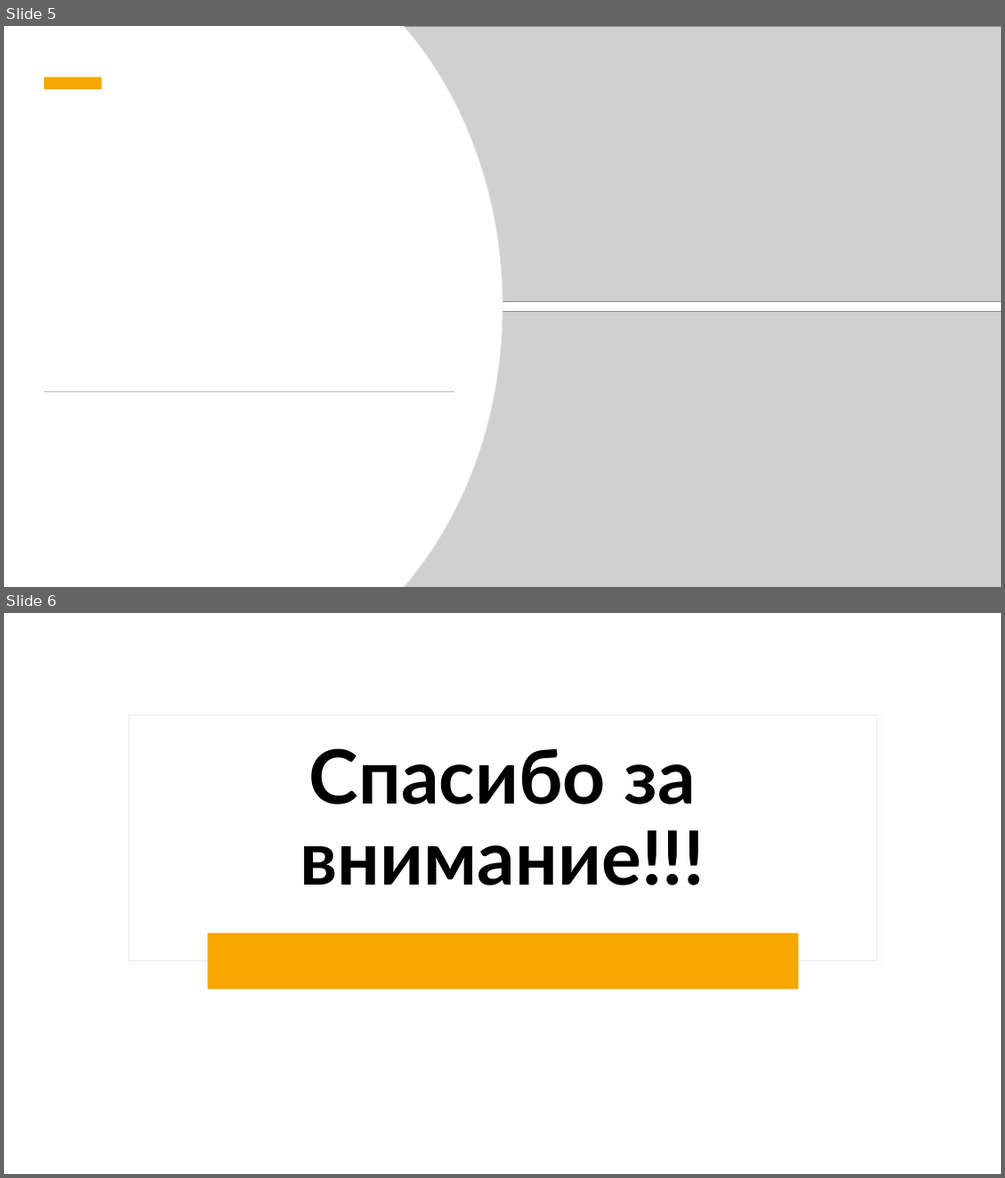
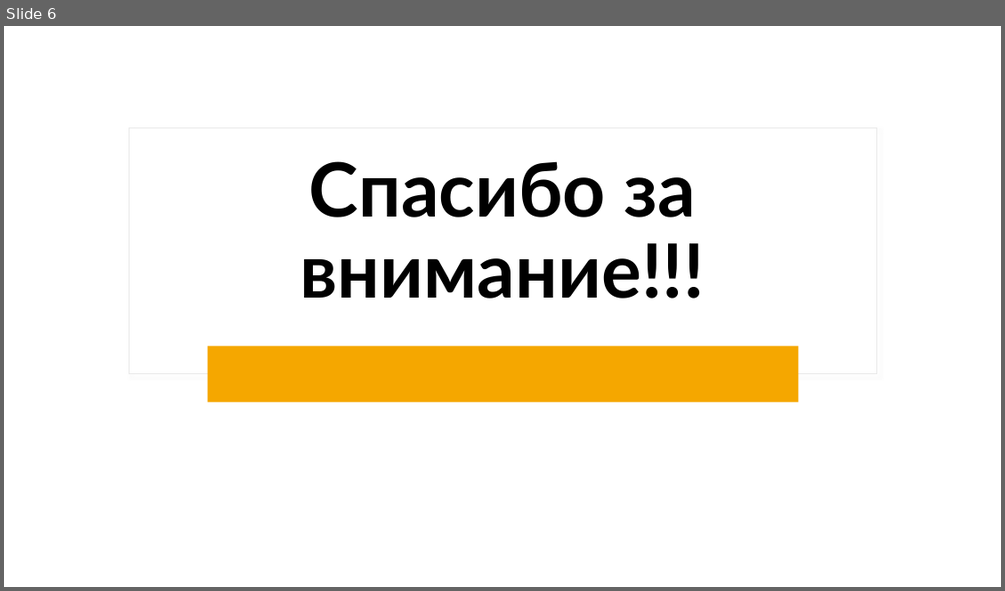
Before and after one commit to llsuperll/flask_website, a slide deck: flask_presentation.pptx. Shown one above the other, each under a label of ours: slides 5 and 6 before the commit, slide 6 after it. The pictures are 1005x1178 and 1005x591 pixels, drawn with LibreOffice and Linux fonts; fonts in the diff are those of the drawing; grey boxes stand for pictures. Boxes give left, top, right and bottom in pixels: in the first picture for what was removed or moved away, otherwise in the second. Text is boxed around its words. In the diff, an @@ line names an element or a change of style, - is before the commit and + after.

```diff
--- a/flask_presentation.pptx
+++ b/flask_presentation.pptx
@@ slide 5 removed at (4, 26, 1001, 587), background #FFFFFF; not listed: 2 template elements that a slide beside it also shows @@
@@ rectangle removed at (4, 26, 1001, 587) @@
@@ freeform shape removed at (4, 26, 502, 587) @@
@@ freeform shape removed at (4, 26, 502, 587) @@
@@ picture removed at (404, 26, 1001, 301) @@
@@ rectangle removed at (44, 78, 102, 89) @@
@@ picture removed at (404, 312, 1001, 587) @@
@@ rectangle removed at (44, 391, 454, 393) @@
```
Also in this commit, not shown: 1 slide added.
